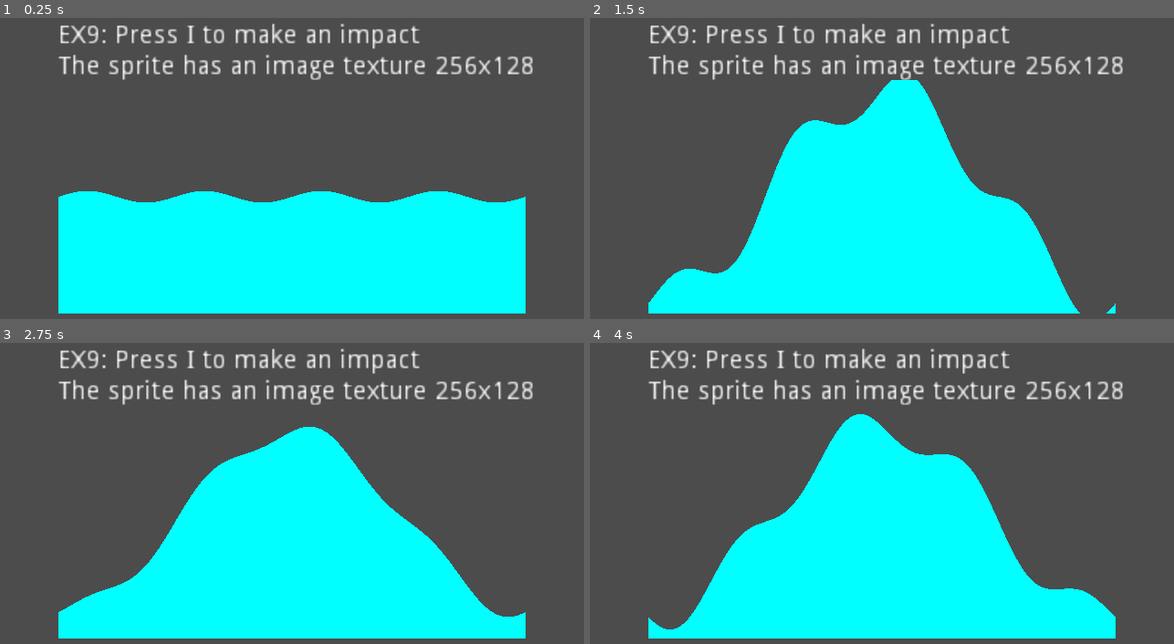
Above: before the commit, frames 1-4 (two rows, left to right).
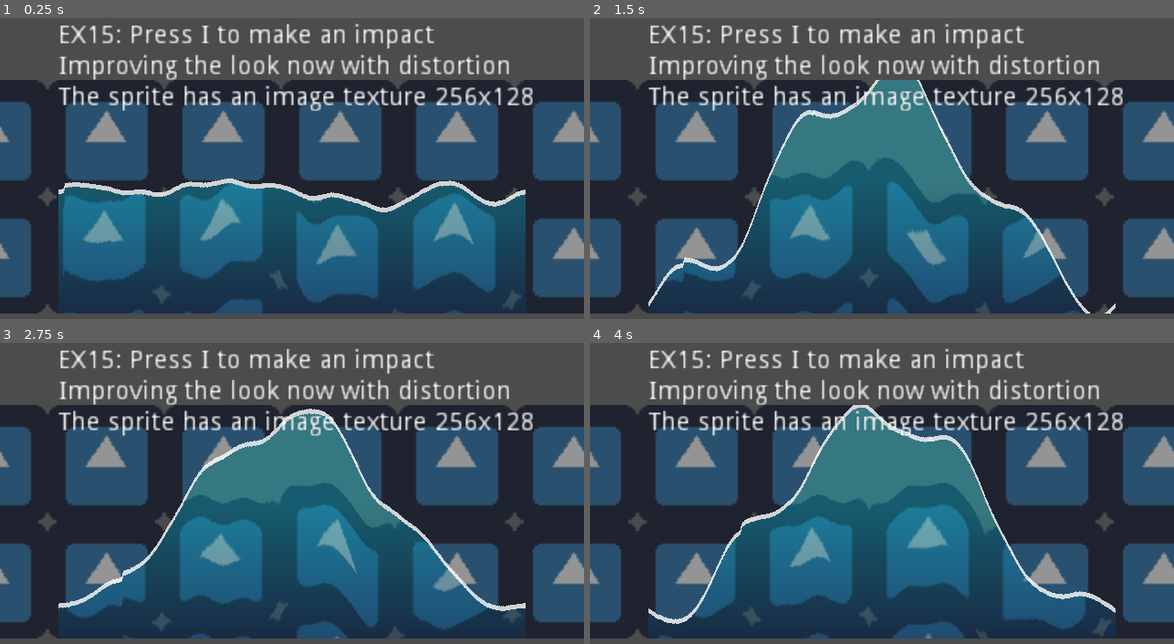
Above: after the commit, the same moments.

Repository: juanpaexpedite/GODOT2DSHADERS
Game: Godot game, scene res://scenes/shader_15_scene.tscn
Two runs of this game, one before a commit and one after it. Both use one fixed random seed, a clock stepped at 60 frames per second and the inputs below. Before the commit the project starts from res://scenes/shader_9_scene.tscn. The engine's default icon, where the game draws it, is replaced by a stand-in: a white triangle on a blue panel in a dark square.
Inputs:
- Up to frame 1 (0.25 s): no input
- Up to frame 2 (1.5 s): tap I (impact) at 0.5, 1.35 s; hold I (impact) 0.53-1.28 s
- Up to frame 3 (2.75 s): tap I (impact) at 2 s; hold I (impact) from 2.03 s (still down)
- Up to frame 4 (4 s): release I (impact) at 2.78 s; tap I (impact) at 2.85, 3.5 s; hold I (impact) from 3.53 s (still down)

The runs differ from the first frame. In frame 1, 81% of the frame differs, in the area x 0-100%, y 1-99%; in frame 2, 81%; in frame 3, 81%; in frame 4, 81%.

Commit message:
more experiments

Diff:
--- a/project.godot
+++ b/project.godot
@@ -11,7 +11,7 @@
 [application]
 
 config/name="Godot2dshaders"
-run/main_scene="res://scenes/shader_9_scene.tscn"
+run/main_scene="res://scenes/shader_15_scene.tscn"
 config/icon="res://icon.png"
 
 [display]
--- /dev/null
+++ b/scenes/shader_10_scene.tscn
@@ -0,0 +1,28 @@
+[gd_scene load_steps=5 format=2]
+
+[ext_resource path="res://shaders/shader_10.shader" type="Shader" id=1]
+[ext_resource path="res://scenes/shader_9_scene.gd" type="Script" id=2]
+
+[sub_resource type="ShaderMaterial" id=2]
+shader = ExtResource( 1 )
+shader_param/impact = 0.0
+
+[sub_resource type="ImageTexture" id=1]
+size = Vector2( 256, 128 )
+
+[node name="Node2D" type="Node2D"]
+position = Vector2( 32, 48 )
+script = ExtResource( 2 )
+
+[node name="Sprite_256x128" type="Sprite" parent="."]
+material = SubResource( 2 )
+texture = SubResource( 1 )
+centered = false
+
+[node name="Label" type="Label" parent="."]
+margin_top = -31.0
+margin_right = 254.0
+margin_bottom = -7.0
+text = "EX9: Press I to make an impact
+The shader has a velocity <0 right
+The sprite has an image texture 256x128"
--- /dev/null
+++ b/scenes/shader_11_scene.tscn
@@ -0,0 +1,28 @@
+[gd_scene load_steps=5 format=2]
+
+[ext_resource path="res://shaders/shader_11.shader" type="Shader" id=1]
+[ext_resource path="res://scenes/shader_9_scene.gd" type="Script" id=2]
+
+[sub_resource type="ShaderMaterial" id=2]
+shader = ExtResource( 1 )
+shader_param/impact = 0.0
+
+[sub_resource type="ImageTexture" id=1]
+size = Vector2( 256, 128 )
+
+[node name="Node2D" type="Node2D"]
+position = Vector2( 32, 48 )
+script = ExtResource( 2 )
+
+[node name="Sprite_256x128" type="Sprite" parent="."]
+material = SubResource( 2 )
+texture = SubResource( 1 )
+centered = false
+
+[node name="Label" type="Label" parent="."]
+margin_top = -31.0
+margin_right = 254.0
+margin_bottom = -7.0
+text = "EX11: Press I to make an impact
+The shader has a velocity and sin horz mov.
+The sprite has an image texture 256x128"
--- /dev/null
+++ b/scenes/shader_12_scene.tscn
@@ -0,0 +1,37 @@
+[gd_scene load_steps=7 format=2]
+
+[ext_resource path="res://shaders/shader_12.shader" type="Shader" id=1]
+[ext_resource path="res://scenes/shader_9_scene.gd" type="Script" id=2]
+
+[sub_resource type="OpenSimplexNoise" id=3]
+
+[sub_resource type="NoiseTexture" id=4]
+width = 256
+height = 256
+noise = SubResource( 3 )
+
+[sub_resource type="ShaderMaterial" id=2]
+shader = ExtResource( 1 )
+shader_param/impact = 0.0
+shader_param/noise = SubResource( 4 )
+
+[sub_resource type="ImageTexture" id=1]
+size = Vector2( 256, 128 )
+
+[node name="Node2D" type="Node2D"]
+position = Vector2( 32, 48 )
+script = ExtResource( 2 )
+
+[node name="Sprite_256x128" type="Sprite" parent="."]
+material = SubResource( 2 )
+texture = SubResource( 1 )
+centered = false
+
+[node name="Label" type="Label" parent="."]
+margin_top = -31.0
+margin_right = 254.0
+margin_bottom = -7.0
+text = "EX12: Press I to make an impact
+Now with noise
+The shader has a velocity and sin horz mov.
+The sprite has an image texture 256x128"
--- /dev/null
+++ b/scenes/shader_13_scene.tscn
@@ -0,0 +1,47 @@
+[gd_scene load_steps=8 format=2]
+
+[ext_resource path="res://shaders/shader_13.shader" type="Shader" id=1]
+[ext_resource path="res://scenes/shader_9_scene.gd" type="Script" id=2]
+[ext_resource path="res://icon.png" type="Texture" id=3]
+
+[sub_resource type="OpenSimplexNoise" id=3]
+
+[sub_resource type="NoiseTexture" id=4]
+width = 256
+height = 256
+noise = SubResource( 3 )
+
+[sub_resource type="ShaderMaterial" id=2]
+shader = ExtResource( 1 )
+shader_param/line_color = Color( 1, 1, 1, 0.8 )
+shader_param/water_color = Color( 0, 0.670588, 1, 0.8 )
+shader_param/impact = 0.0
+shader_param/noise = SubResource( 4 )
+
+[sub_resource type="ImageTexture" id=1]
+size = Vector2( 256, 128 )
+
+[node name="Node2D" type="Node2D"]
+position = Vector2( 32, 48 )
+script = ExtResource( 2 )
+
+[node name="TextureRect" type="TextureRect" parent="."]
+modulate = Color( 0.584314, 0.584314, 0.584314, 1 )
+margin_right = 255.0
+margin_bottom = 128.0
+texture = ExtResource( 3 )
+expand = true
+stretch_mode = 2
+
+[node name="Sprite_256x128" type="Sprite" parent="."]
+material = SubResource( 2 )
+texture = SubResource( 1 )
+centered = false
+
+[node name="Label" type="Label" parent="."]
+margin_top = -31.0
+margin_right = 254.0
+margin_bottom = -7.0
+text = "EX13: Press I to make an impact
+Improving the look
+The sprite has an image texture 256x128"
--- /dev/null
+++ b/scenes/shader_14_scene.tscn
@@ -0,0 +1,58 @@
+[gd_scene load_steps=10 format=2]
+
+[ext_resource path="res://shaders/shader_14.shader" type="Shader" id=1]
+[ext_resource path="res://scenes/shader_9_scene.gd" type="Script" id=2]
+[ext_resource path="res://icon.png" type="Texture" id=3]
+
+[sub_resource type="OpenSimplexNoise" id=3]
+
+[sub_resource type="NoiseTexture" id=4]
+width = 256
+height = 256
+noise = SubResource( 3 )
+
+[sub_resource type="Gradient" id=5]
+colors = PoolColorArray( 0, 0.882813, 1, 1, 0.0313873, 0.255469, 0.472656, 1 )
+
+[sub_resource type="GradientTexture2D" id=6]
+gradient = SubResource( 5 )
+width = 128
+height = 128
+fill_from = Vector2( 0, 0.431771 )
+fill_to = Vector2( 0, 0.998438 )
+
+[sub_resource type="ShaderMaterial" id=2]
+shader = ExtResource( 1 )
+shader_param/line_color = Color( 1, 1, 1, 0.8 )
+shader_param/water_color = Color( 0, 0.670588, 1, 0.8 )
+shader_param/impact = 0.0
+shader_param/water_gradient = SubResource( 6 )
+shader_param/noise = SubResource( 4 )
+
+[sub_resource type="ImageTexture" id=1]
+size = Vector2( 256, 128 )
+
+[node name="Node2D" type="Node2D"]
+position = Vector2( 32, 48 )
+script = ExtResource( 2 )
+
+[node name="TextureRect" type="TextureRect" parent="."]
+modulate = Color( 0.584314, 0.584314, 0.584314, 1 )
+margin_right = 255.0
+margin_bottom = 128.0
+texture = ExtResource( 3 )
+expand = true
+stretch_mode = 2
+
+[node name="Sprite_256x128" type="Sprite" parent="."]
+material = SubResource( 2 )
+texture = SubResource( 1 )
+centered = false
+
+[node name="Label" type="Label" parent="."]
+margin_top = -31.0
+margin_right = 254.0
+margin_bottom = -7.0
+text = "EX14: Press I to make an impact
+Improving the look now with gradient
+The sprite has an image texture 256x128"
--- /dev/null
+++ b/scenes/shader_15_scene.tscn
@@ -0,0 +1,59 @@
+[gd_scene load_steps=10 format=2]
+
+[ext_resource path="res://shaders/shader_15.shader" type="Shader" id=1]
+[ext_resource path="res://scenes/shader_9_scene.gd" type="Script" id=2]
+[ext_resource path="res://icon.png" type="Texture" id=3]
+
+[sub_resource type="OpenSimplexNoise" id=3]
+
+[sub_resource type="NoiseTexture" id=4]
+width = 256
+height = 256
+noise = SubResource( 3 )
+
+[sub_resource type="Gradient" id=5]
+colors = PoolColorArray( 0, 0.882813, 1, 1, 0.0313873, 0.255469, 0.472656, 1 )
+
+[sub_resource type="GradientTexture2D" id=6]
+gradient = SubResource( 5 )
+width = 128
+height = 128
+fill_from = Vector2( 0, 0.431771 )
+fill_to = Vector2( 0, 0.998438 )
+
+[sub_resource type="ShaderMaterial" id=2]
+shader = ExtResource( 1 )
+shader_param/line_color = Color( 1, 1, 1, 0.8 )
+shader_param/water_color = Color( 0, 0.670588, 1, 0.8 )
+shader_param/impact = 0.0
+shader_param/water_gradient = SubResource( 6 )
+shader_param/noise = SubResource( 4 )
+
+[sub_resource type="ImageTexture" id=1]
+size = Vector2( 256, 128 )
+
+[node name="Node2D" type="Node2D"]
+position = Vector2( 32, 48 )
+script = ExtResource( 2 )
+
+[node name="TextureRect" type="TextureRect" parent="."]
+modulate = Color( 0.584314, 0.584314, 0.584314, 1 )
+margin_left = -70.0
+margin_right = 328.0
+margin_bottom = 128.0
+texture = ExtResource( 3 )
+expand = true
+stretch_mode = 2
+
+[node name="Sprite_256x128" type="Sprite" parent="."]
+material = SubResource( 2 )
+texture = SubResource( 1 )
+centered = false
+
+[node name="Label" type="Label" parent="."]
+margin_top = -31.0
+margin_right = 254.0
+margin_bottom = -7.0
+text = "EX15: Press I to make an impact
+Improving the look now with distortion
+The sprite has an image texture 256x128"
--- /dev/null
+++ b/shaders/shader_10.shader
@@ -0,0 +1,31 @@
+//Sin typical graph
+//Grafica tipica del seno
+shader_type canvas_item;
+const float PI = 3.14159265358979323846;
+
+uniform float impact = 0.0;
+const float amplitude = 0.1;
+const float peaks = 4.0;
+const float velocity = -3.0;
+
+void fragment()
+{
+
+	//float y = -1. * delta_ampl *sin (peaks*UV.x*2.*PI) + 0.5;
+
+	float delta_impact_ampl = impact * sin(5.*TIME);
+	float y = -1. * delta_impact_ampl *sin (UV.x*2.*PI-PI/2.) + 1.0;
+
+	float delta_ampl = amplitude * sin(TIME);
+	float disp = velocity * TIME;
+	y += -1.* delta_ampl *sin(peaks*UV.x*2.*PI + disp) - 0.5;
+
+	if(UV.y > y)
+	{
+		COLOR = vec4(0,1,1,1);
+	}
+	else
+	{
+		COLOR = vec4(0,0,0,0);
+	}
+}
--- /dev/null
+++ b/shaders/shader_11.shader
@@ -0,0 +1,31 @@
+//Sin typical graph
+//Grafica tipica del seno
+shader_type canvas_item;
+const float PI = 3.14159265358979323846;
+
+uniform float impact = 0.0;
+const float amplitude = 0.1;
+const float peaks = 4.0;
+const float velocity = -3.0;
+
+void fragment()
+{
+
+	//float y = -1. * delta_ampl *sin (peaks*UV.x*2.*PI) + 0.5;
+
+	float delta_impact_ampl = impact * sin(5.*TIME);
+	float y = -1. * delta_impact_ampl *sin (UV.x*2.*PI-PI/2.) + 1.0;
+
+	float delta_ampl = amplitude * sin(TIME);
+	float disp = velocity * sin(TIME);
+	y += -1.* delta_ampl *sin(peaks*UV.x*2.*PI + disp) - 0.5;
+
+	if(UV.y > y)
+	{
+		COLOR = vec4(0,1,1,1);
+	}
+	else
+	{
+		COLOR = vec4(0,0,0,0);
+	}
+}
--- /dev/null
+++ b/shaders/shader_12.shader
@@ -0,0 +1,36 @@
+//Sin typical graph
+//Grafica tipica del seno
+shader_type canvas_item;
+const float PI = 3.14159265358979323846;
+
+uniform sampler2D noise;
+uniform float impact = 0.0;
+const float amplitude = 0.1;
+const float peaks = 4.0;
+const float velocity = -3.0;
+
+void fragment()
+{
+
+	//float y = -1. * delta_ampl *sin (peaks*UV.x*2.*PI) + 0.5;
+
+	float delta_impact_ampl = impact * sin(5.*TIME);
+	float y = -1. * delta_impact_ampl *sin (UV.x*2.*PI-PI/2.) + 1.0;
+
+	//NOISE:
+	vec2 uv_noise = vec2(UV.x + sin(-0.2*TIME), 0);
+	float val_noise = 0.5 * texture(noise,uv_noise).r - 0.2;
+	y += val_noise;
+
+	float delta_ampl = amplitude * sin(TIME);
+	y += -1.* delta_ampl *sin(peaks*UV.x*2.*PI) - 0.5;
+
+	if(UV.y > y)
+	{
+		COLOR = vec4(0,1,1,1);
+	}
+	else
+	{
+		COLOR = vec4(0,0,0,0);
+	}
+}
--- /dev/null
+++ b/shaders/shader_13.shader
@@ -0,0 +1,43 @@
+//Sin typical graph
+//Grafica tipica del seno
+shader_type canvas_item;
+const float PI = 3.14159265358979323846;
+
+uniform vec4 line_color : hint_color = vec4(1,1,1,0.8);
+uniform vec4 water_color : hint_color = vec4(0,0,1,0.8);
+uniform sampler2D noise;
+uniform float impact = 0.0;
+const float amplitude = 0.1;
+const float peaks = 4.0;
+const float velocity = -3.0;
+
+void fragment()
+{
+
+	//float y = -1. * delta_ampl *sin (peaks*UV.x*2.*PI) + 0.5;
+
+	float delta_impact_ampl = impact * sin(5.*TIME);
+	float y = -1. * delta_impact_ampl *sin (UV.x*2.*PI-PI/2.);
+
+	//NOISE:
+	vec2 uv_noise = vec2(UV.x + sin(-0.05*TIME), 0);
+	float val_noise = 0.5 * texture(noise,uv_noise).r ;
+	y += val_noise;
+
+	float delta_ampl = amplitude * sin(TIME);
+	y += -1.* delta_ampl *sin(peaks*UV.x*2.*PI) + 0.25;
+
+	float dif = UV.y - y;
+	if(abs(dif) < 0.01)
+	{
+		COLOR = line_color
+	}
+	else if(dif > 0.01)
+	{
+		COLOR = water_color;
+	}
+	else
+	{
+		COLOR = vec4(0,0,0,0);
+	}
+}
--- /dev/null
+++ b/shaders/shader_14.shader
@@ -0,0 +1,46 @@
+//Sin typical graph
+//Grafica tipica del seno
+shader_type canvas_item;
+const float PI = 3.14159265358979323846;
+
+uniform vec4 line_color : hint_color = vec4(1,1,1,0.8);
+uniform vec4 water_color : hint_color = vec4(0,0,1,0.8);
+uniform sampler2D water_gradient;
+uniform sampler2D noise;
+uniform float impact = 0.0;
+const float amplitude = 0.1;
+const float peaks = 4.0;
+const float velocity = -3.0;
+
+void fragment()
+{
+
+	//float y = -1. * delta_ampl *sin (peaks*UV.x*2.*PI) + 0.5;
+
+	float delta_impact_ampl = impact * sin(5.*TIME);
+	float y = -1. * delta_impact_ampl *sin (UV.x*2.*PI-PI/2.);
+
+	//NOISE:
+	vec2 uv_noise = vec2(UV.x + sin(-0.05*TIME), 0);
+	float val_noise = 0.5 * texture(noise,uv_noise).r ;
+	y += val_noise;
+
+	float delta_ampl = amplitude * sin(TIME);
+	y += -1.* delta_ampl *sin(peaks*UV.x*2.*PI) + 0.25;
+
+	float dif = UV.y - y;
+	if(abs(dif) < 0.01)
+	{
+		COLOR = line_color;
+	}
+	else if(dif > 0.01)
+	{
+		vec2 grad_pos = vec2(UV.x,UV.y);
+		COLOR = texture(water_gradient,grad_pos);
+		COLOR.a = 0.5;
+	}
+	else
+	{
+		COLOR = vec4(0,0,0,0);
+	}
+}
--- /dev/null
+++ b/shaders/shader_15.shader
@@ -0,0 +1,52 @@
+//Sin typical graph
+//Grafica tipica del seno
+shader_type canvas_item;
+const float PI = 3.14159265358979323846;
+
+
+uniform vec4 line_color : hint_color = vec4(1,1,1,0.8);
+uniform vec4 water_color : hint_color = vec4(0,0,1,0.8);
+uniform sampler2D water_gradient;
+uniform sampler2D noise;
+uniform float impact = 0.0;
+const float amplitude = 0.1;
+const float peaks = 4.0;
+const float velocity = -3.0;
+
+void fragment()
+{
+
+	//float y = -1. * delta_ampl *sin (peaks*UV.x*2.*PI) + 0.5;
+
+	float delta_impact_ampl = impact * sin(5.*TIME);
+	float y = -1. * delta_impact_ampl *sin (UV.x*2.*PI-PI/2.);
+
+	//NOISE:
+	vec2 uv_noise = vec2(UV.x + sin(-0.05*TIME), 0);
+	float val_noise = 0.5 * texture(noise,uv_noise).r ;
+	y += val_noise;
+
+	float delta_ampl = amplitude * sin(TIME);
+	y += -1.* delta_ampl *sin(peaks*UV.x*2.*PI) + 0.25;
+
+	float dif = UV.y - y;
+	if(abs(dif) < 0.01)
+	{
+		COLOR = line_color;
+	}
+	else if(dif > 0.01)
+	{
+		vec2 screen_pos = SCREEN_UV + vec2(0.01*texture(noise,uv_noise).r, 0.5*texture(noise,uv_noise).r);
+		vec4 c = textureLod(SCREEN_TEXTURE, screen_pos, 0.0);
+
+		vec2 grad_pos = vec2(UV.x,UV.y);
+		vec4 t = texture(water_gradient,grad_pos);
+
+		COLOR = mix(c,t,0.3);
+
+	}
+	else
+	{
+		COLOR = vec4(0,0,0,0);
+	}
+}
